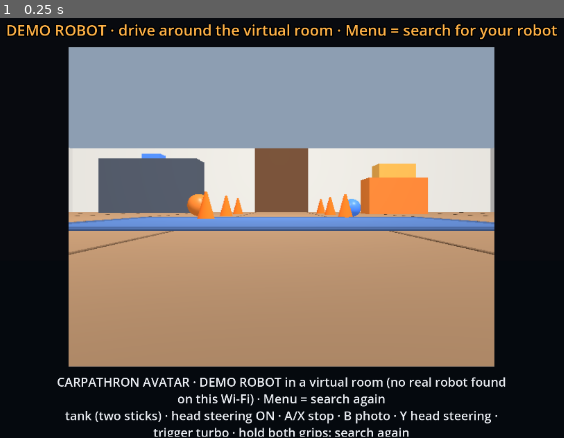
Above: before the commit, frame 1.
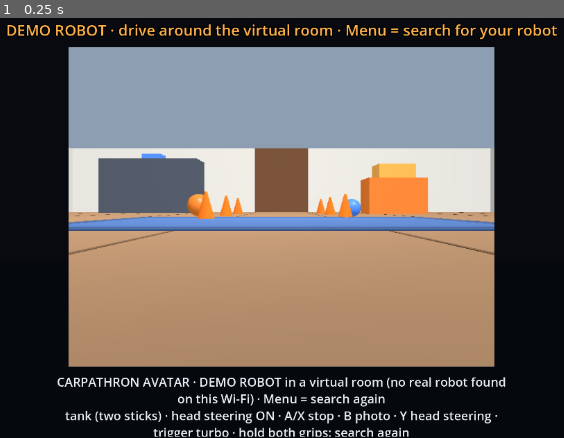
Above: after the commit, the same moment.

Repository: qubitpage/carpathron-muse
Game: Godot game, scene res://main.tscn
Two runs of this game, one before a commit and one after it. Both use one fixed random seed, a clock stepped at 60 frames per second and the inputs below.
Inputs:
- Up to frame 1 (0.25 s): no input

The runs differ from the first frame. In frame 1, less than 0.1% of the frame differs, in the area x 21-93%, y 2-100%.

Commit message:
Muse Carpathron 1.5.5 (GitHub CLI code format), Carpathron Avatar 1.1.5 (start-up crash fix), store art per VRC.Quest.Asset.2

Diff:
--- a/apps/quest-avatar/main.gd
+++ b/apps/quest-avatar/main.gd
@@ -44,7 +44,8 @@
 var shots_t0 := 0
 var rec_effect: AudioEffectRecord
 var recording := false
-var tts_voice := ""
+var mic: AudioStreamPlayer = null
+var mic_asked := false
 
 func _ready() -> void:
 	cfg.load("user://avatar.cfg")
@@ -80,6 +81,8 @@
 		var saved: String = cfg.get_value("robot", "host", "")
 		if saved != "":
 			link.connect_to(saved)
+		else:
+			_start_demo()   # something to see and drive at once; a real robot found on the Wi-Fi replaces it
 		link.scan(["carpathron.local"] + ([saved] if saved != "" else []))
 	_refresh_panel()
 
@@ -193,16 +196,13 @@
 	screen_mat.albedo_texture = null
 
 func _on_muse() -> void:
+	# Answers are shown on the panel. (No text-to-speech: on Quest without a speech engine Godot's
+	# DisplayServer.tts_* calls crash the app — store review VRC.Quest.Functional.1.)
 	_refresh_panel()
-	var a: String = muse.last_answer
-	if a != "" and not a.ends_with("...") and tts_voice != "" and not test:
-		DisplayServer.tts_stop()
-		DisplayServer.tts_speak(a.split("\n")[-1], tts_voice)
 
 func _setup_audio() -> void:
-	# microphone -> "Record" bus (muted, so you don't hear yourself) with an AudioEffectRecord
-	if OS.get_name() == "Android":
-		OS.request_permissions()
+	# microphone -> "Record" bus (muted, so you don't hear yourself) with an AudioEffectRecord.
+	# The microphone itself starts only when it is first needed and allowed (see _mic_ready).
 	var idx := AudioServer.bus_count
 	AudioServer.add_bus(idx)
 	AudioServer.set_bus_name(idx, "Record")
@@ -210,17 +210,33 @@
 	rec_effect = AudioEffectRecord.new()
 	rec_effect.format = AudioStreamWAV.FORMAT_16_BITS
 	AudioServer.add_bus_effect(idx, rec_effect)
-	var mic := AudioStreamPlayer.new()
+	if OS.get_name() == "Android":
+		get_tree().on_request_permissions_result.connect(func(perm: String, granted: bool):
+			if perm.ends_with("RECORD_AUDIO") and granted:
+				_mic_ready())
+
+## True when the microphone runs. On Android the permission is asked the first time push-to-talk is used.
+func _mic_ready() -> bool:
+	if mic != null:
+		return true
+	if OS.get_name() == "Android" and not OS.get_granted_permissions().has("android.permission.RECORD_AUDIO"):
+		if not mic_asked:
+			mic_asked = true
+			OS.request_permission("android.permission.RECORD_AUDIO")
+			link.note = "Allow the microphone to talk to Muse"
+			_refresh_panel()
+		return false
+	mic = AudioStreamPlayer.new()
 	mic.stream = AudioStreamMicrophone.new()
 	mic.bus = "Record"
 	add_child(mic)
 	mic.play()
-	var voices := DisplayServer.tts_get_voices_for_language("en")
-	if voices.size() > 0:
-		tts_voice = voices[0]
+	return true
 
 func _ptt(down: bool) -> void:
 	if down and not recording and muse.state == "linked":
+		if not _mic_ready():
+			return
 		recording = true
 		rec_effect.set_recording_active(true)
 		_refresh_panel()
--- a/apps/quest-avatar/project.godot
+++ b/apps/quest-avatar/project.godot
@@ -22,4 +22,4 @@
 
 [audio]
 driver/enable_input=true
-general/text_to_speech=true
+general/text_to_speech=false
Not shown, changed: apps/quest-avatar/export_presets.cfg
Not shown, changed: README.md
Not shown, changed: apps/desktop/backend/github.js
Not shown, changed: apps/desktop/package.json
Not shown, changed: apps/desktop/test/v14.js
Not shown, added: assets/store/cover-landscape-2560x1440.png
Not shown, added: assets/store/cover-portrait-1008x1440.png
Not shown, added: assets/store/cover-square-1440x1440.png
Not shown, added: assets/store/hero-3000x900.png
Not shown, added: assets/store/make_covers.py
Not shown, added: assets/store/mini-landscape-1080x360.png
Not shown, changed: docs/ROBOT-GUIDE.md
(and 9 more such lines)
